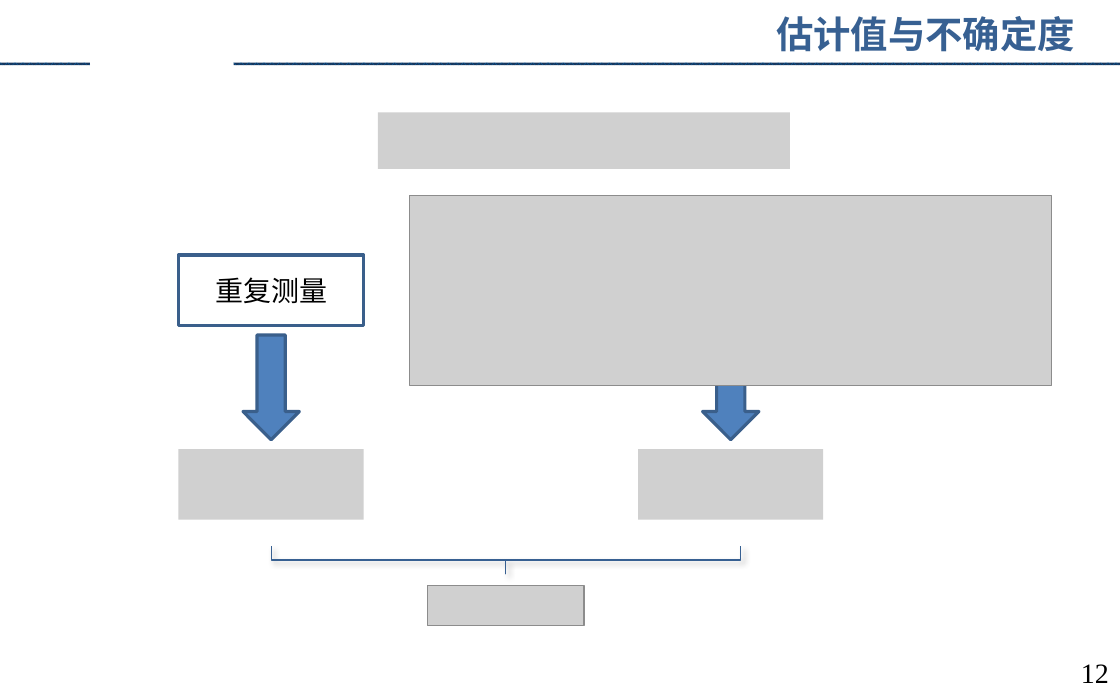
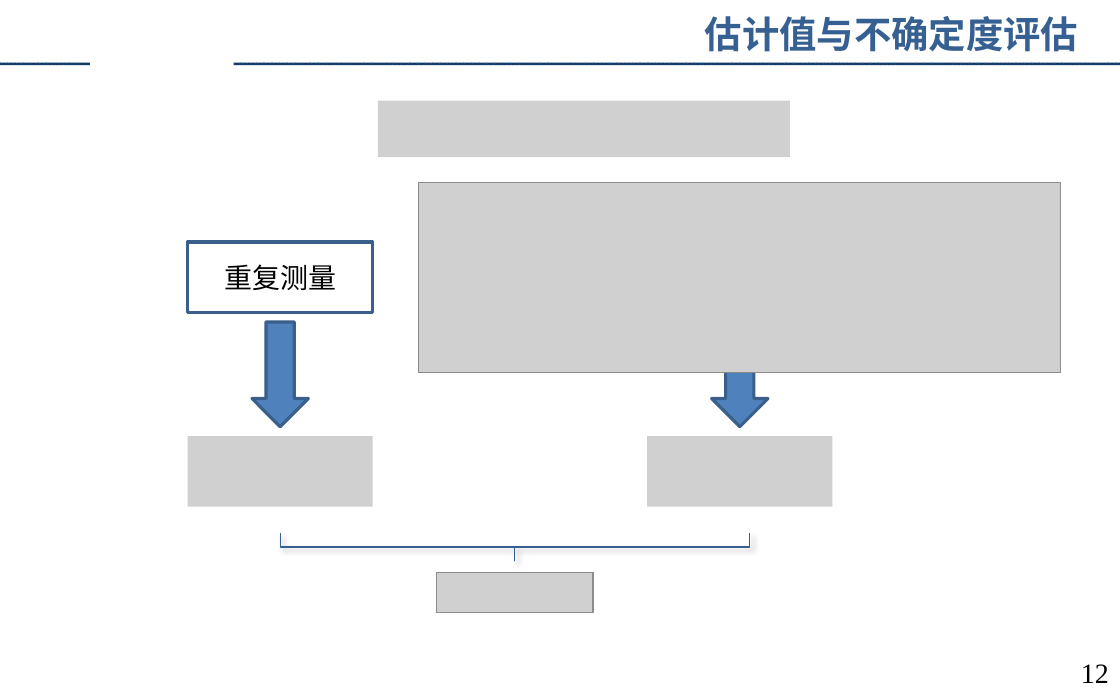
Before and after one commit to augusto-13/ErrorTheory_discussion_ppt, a slide deck: slide 12 of 2023-4-9.pptx. Drawn at 1120x700 pixels with LibreOffice and Linux fonts; fonts in the diff are those of the drawing; grey boxes stand for pictures; background and template pictures are left out. Boxes give left, top, right and bottom in pixels: in the first picture for what was removed or moved away, otherwise in the second. Text is boxed around its words. In the diff, an @@ line names an element or a change of style, - is before the commit and + after.

```diff
--- a/2023-4-9.pptx
+++ b/2023-4-9.pptx
@@ text at [705, 16, 1078, 52]: text changed @@
-估计值与不确定度
+估计值与不确定度评估
@@ picture: place and size @@
-picture at [377, 112, 790, 168]
+picture at [377, 101, 790, 157]
@@ picture: place and size @@
-picture at [410, 195, 1052, 385]
+picture at [419, 183, 1061, 373]
@@ 3 pictures, 2 down arrows, 1 rectangle: place and size @@
-3 pictures, 2 down arrows, 1 rectangle at [178, 255, 823, 626]
+3 pictures, 2 down arrows, 1 rectangle at [187, 242, 832, 613]
@@ right brace: place and size @@
-right brace at [271, 545, 740, 573]
+right brace at [280, 533, 749, 561]
```
Also in this commit, not shown: 4 other slides changed.
